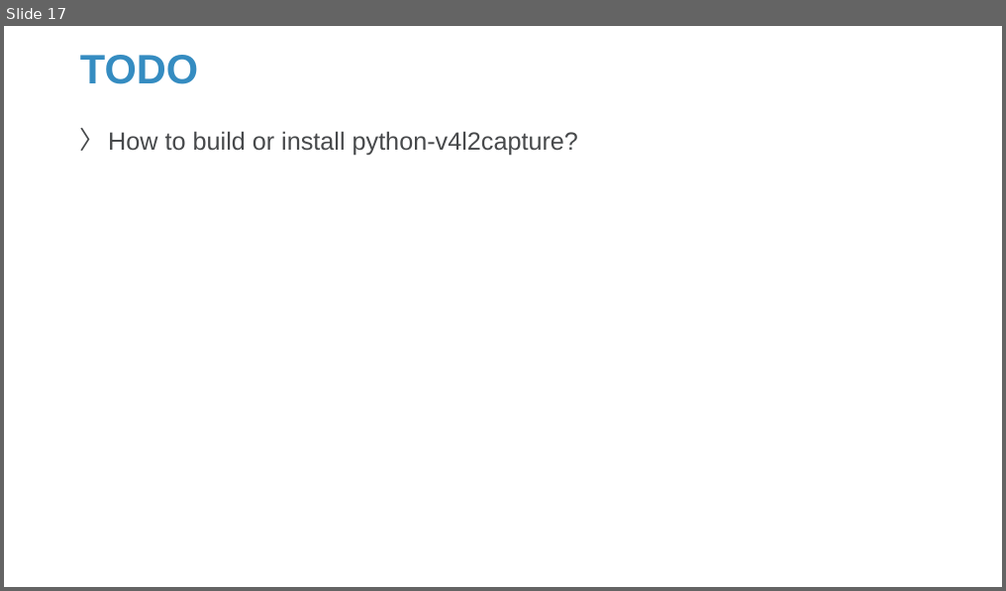
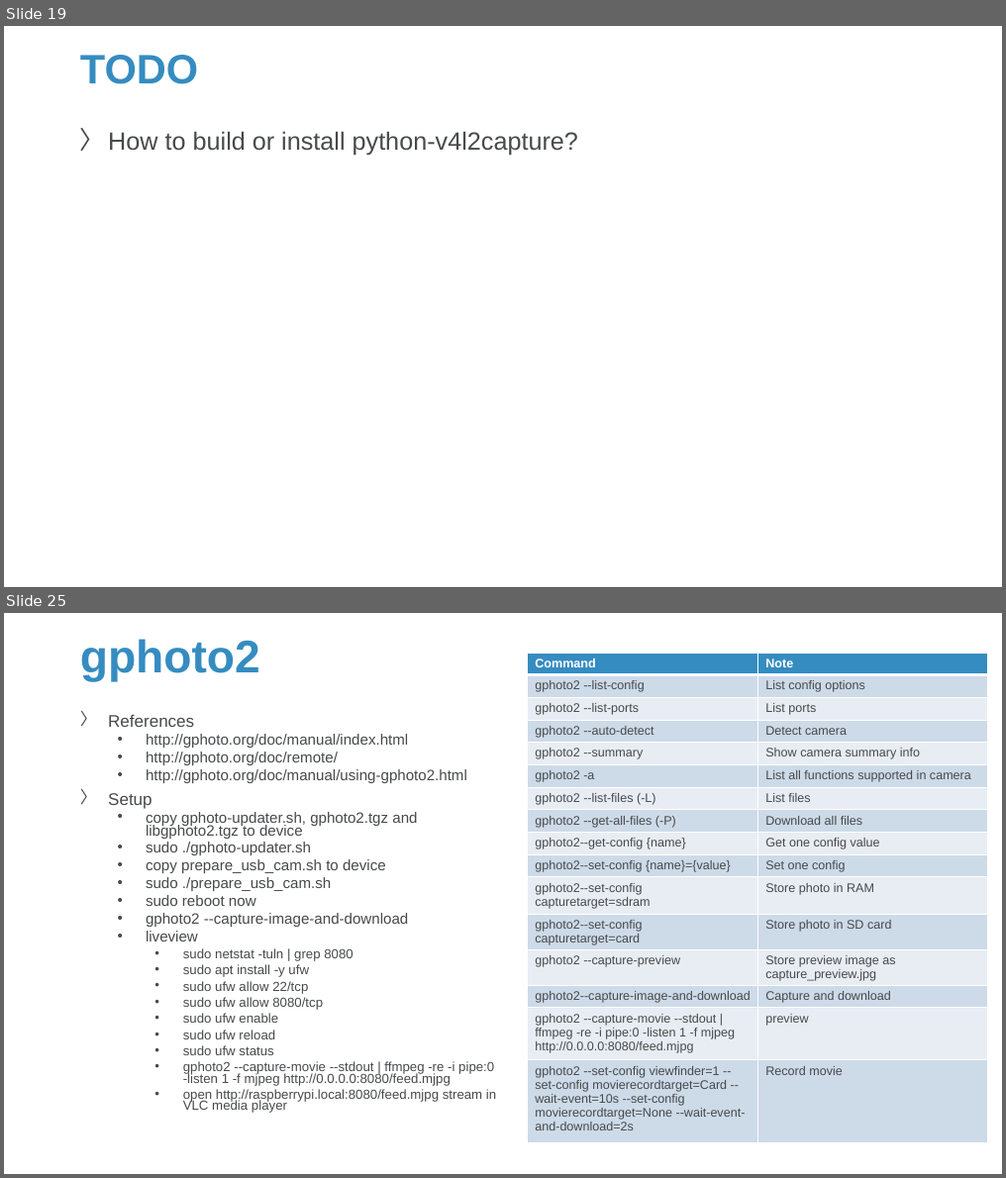
Before and after one commit to Sparks-Lu/TechNotes, a slide deck: Hardware/RaspberrySetup.pptx. Shown one above the other, each under a label of ours: slide 17 before the commit, slides 19 and 25 after it; the slides between them are not shown. The pictures are 1006x591 and 1006x1178 pixels, drawn with LibreOffice and Linux fonts; fonts in the diff are those of the drawing; background and template pictures are left out. Boxes give left, top, right and bottom in pixels: in the first picture for what was removed or moved away, otherwise in the second. Text is boxed around its words. In the diff, an @@ line names an element or a change of style, - is before the commit and + after.

```diff
--- a/Hardware/RaspberrySetup.pptx
+++ b/Hardware/RaspberrySetup.pptx
@@ slide 25 added at (x1=4, y1=613, x2=1002, y2=1174), background picture (left out) @@
@@ title added at (x1=80, y1=639, x2=260, y2=682), 44 pt, text #358CC1, bold @@
+gphoto2
@@ table added at (x1=528, y1=653, x2=988, y2=1135), 16 rows, 2 columns @@
+Command | Note
+gphoto2 --list-config | List config options
+gphoto2 --list-ports | List ports
+gphoto2 --auto-detect | Detect camera
+gphoto2 --summary | Show camera summary info
+gphoto2 -a | List all functions supported in camera
+gphoto2 --list-files (-L) | List files
+gphoto2 --get-all-files (-P) | Download all files
+gphoto2--get-config {name} | Get one config value
+gphoto2--set-config {name}={value} | Set one config
+gphoto2--set-config capturetarget=sdram | Store photo in RAM
+gphoto2--set-config capturetarget=card | Store photo in SD card
+gphoto2 --capture-preview | Store preview image as capture_preview.jpg
+gphoto2--capture-image-and-download | Capture and download
+gphoto2 --capture-movie --stdout | ffmpeg -re -i pipe:0 -listen 1 -f mjpeg http://0.0.0.0:8080/feed.mjpg | preview
+gphoto2 --set-config viewfinder=1 --set-config movierecordtarget=Card --wait-event=10s --set-config movierecordtarget=None --wait-event-and-download=2s | Record movie
@@ text added at (x1=108, y1=714, x2=496, y2=1113), 14.4 pt, text #47494B @@
+〉 References
+  • http://gphoto.org/doc/manual/index.html
+  • http://gphoto.org/doc/remote/
+  • http://gphoto.org/doc/manual/using-gphoto2.html
+〉 Setup
+  • copy gphoto-updater.sh, gphoto2.tgz and libgphoto2.tgz to device
+  • sudo ./gphoto-updater.sh
+  • copy prepare_usb_cam.sh to device
+  • sudo ./prepare_usb_cam.sh
+  • sudo reboot now
+  • gphoto2 --capture-image-and-download
+  • liveview
+    • sudo netstat -tuln | grep 8080
+    • sudo apt install -y ufw
+    • sudo ufw allow 22/tcp
+    • sudo ufw allow 8080/tcp
+    • sudo ufw enable
+    • sudo ufw reload
+    • sudo ufw status
+    • gphoto2 --capture-movie --stdout | ffmpeg -re -i pipe:0 -listen 1 -f mjpeg http://0.0.0.0:8080/feed.mjpg
+    • open http://raspberrypi.local:8080/feed.mjpg stream in VLC media player
@@ what was slide 17 is now slide 19 @@
```
Also in this commit, not shown: 2 slides changed, 20 other slides added, 22 other files.
